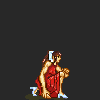
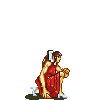
The second 100px x 100px image is a revision of the first. Changes to its layers:
hid "Calque 2" over [0, 0, 100, 100]
